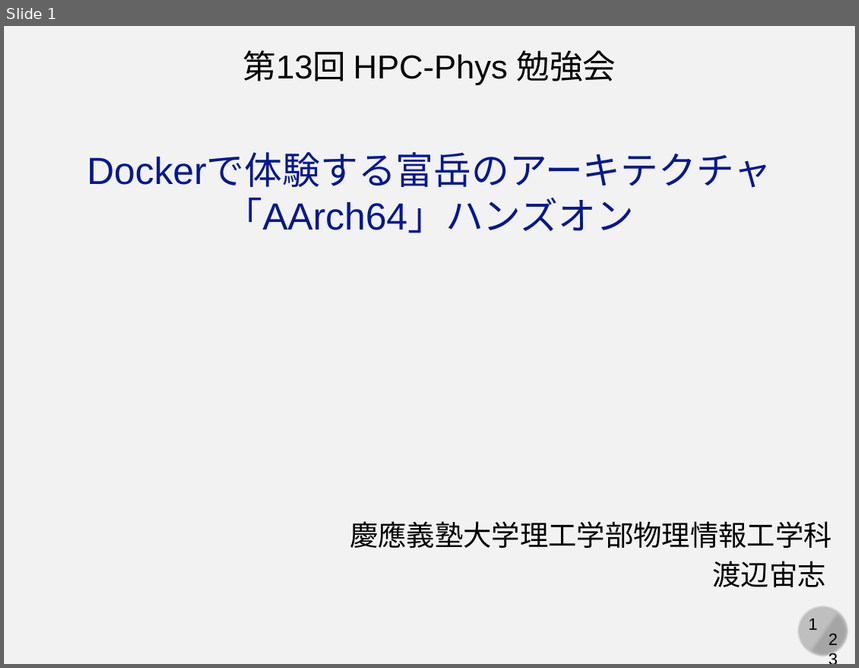
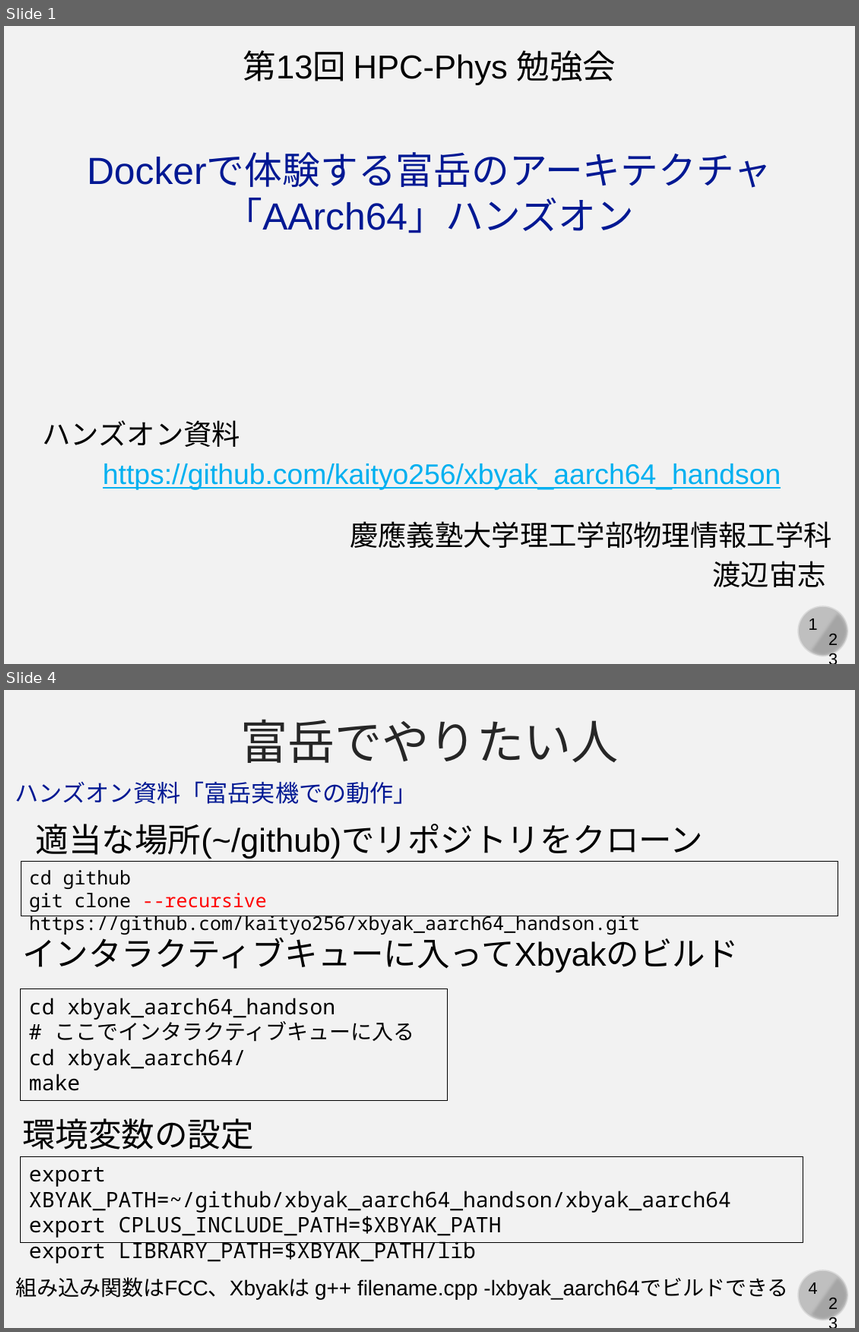
Before and after one commit to kaityo256/xbyak_aarch64_handson, a slide deck: slide/xbyak_aarch64.pptx. Shown one above the other, each under a label of ours: slide 1 before the commit, slides 1 and 4 after it; the slides between them are not shown. The pictures are 859x668 and 859x1332 pixels, drawn with LibreOffice and Linux fonts; fonts in the diff are those of the drawing. Boxes give left, top, right and bottom in pixels: in the first picture for what was removed or moved away, otherwise in the second. Text is boxed around its words. In the diff, an @@ line names an element or a change of style, - is before the commit and + after.

```diff
--- a/slide/xbyak_aarch64.pptx
+++ b/slide/xbyak_aarch64.pptx
@@ slide 4 added at [4, 690, 855, 1328], background #F2F2F2; not listed: 4 template elements that a slide beside it also shows @@
@@ text added at [240, 719, 618, 763], 40 pt, text #262626 @@
+富岳でやりたい人
@@ text added at [15, 781, 417, 804], 20 pt, text #011893 @@
+ハンズオン資料「富岳実機での動作」
@@ text added at [36, 824, 704, 859], 28 pt, text #000000 @@
+適当な場所(~/github)でリポジトリをクローン
@@ rectangle added at [21, 862, 839, 916], outline #000000 0.75 pt, 16 pt, text #000000 @@
+cd github
+git clone --recursive https://github.com/kaityo256/xbyak_aarch64_handson.git
@@ text added at [22, 932, 739, 973], 28 pt, text #000000 @@
+インタラクティブキューに入ってXbyakのビルド
@@ rectangle added at [21, 989, 449, 1100], outline #000000 0.75 pt, 18 pt, text #000000 @@
+cd xbyak_aarch64_handson
+# ここでインタラクティブキューに入る
+cd xbyak_aarch64/
+make
@@ text added at [22, 1119, 254, 1150], 28 pt, text #000000 @@
+環境変数の設定
@@ rectangle added at [21, 1157, 804, 1243], outline #000000 0.75 pt, 18 pt, text #000000 @@
+export XBYAK_PATH=~/github/xbyak_aarch64_handson/xbyak_aarch64
+export CPLUS_INCLUDE_PATH=$XBYAK_PATH
+export LIBRARY_PATH=$XBYAK_PATH/lib
@@ text added at [15, 1277, 788, 1300], 18 pt, text #000000 @@
+組み込み関数はFCC、Xbyakは g++ filename.cpp -lxbyak_aarch64でビルドできる
@@ slide 1 changed as well @@
@@ text added at [43, 420, 241, 447], 24 pt, text #000000 @@
+ハンズオン資料
@@ text added at [103, 464, 781, 490], 24 pt, text #00B0F0, underline @@
+https://github.com/kaityo256/xbyak_aarch64_handson
```
Also in this commit, not shown: 2 other slides added, 1 other file.
